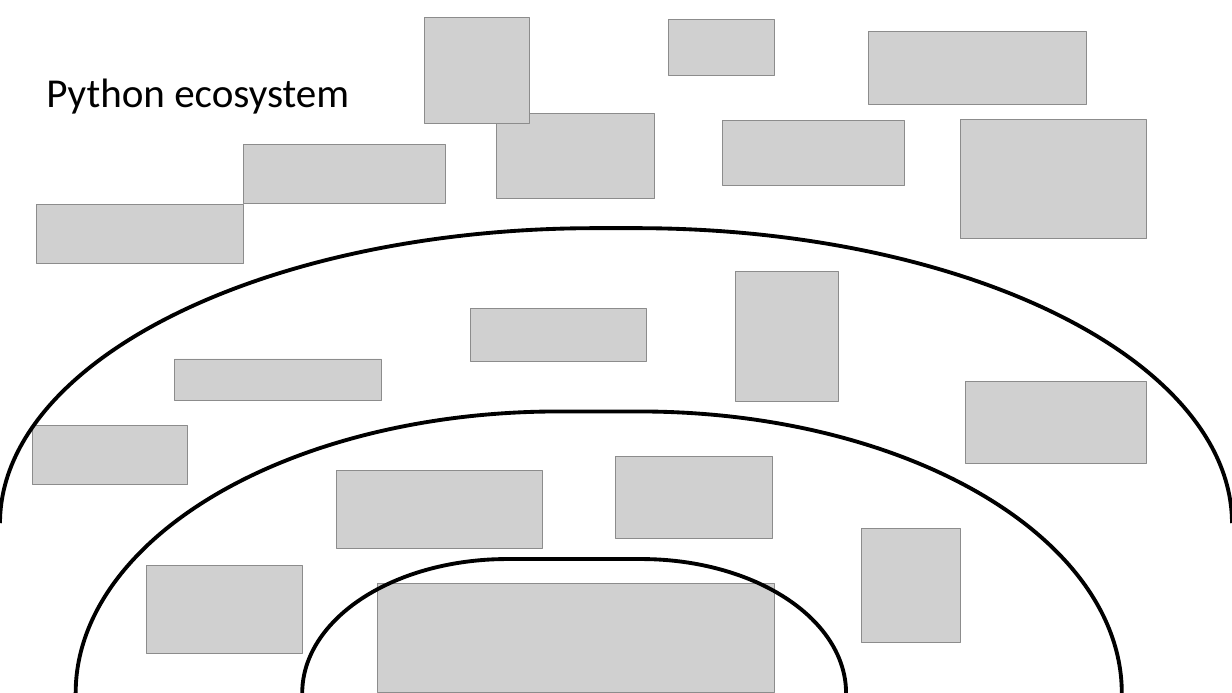
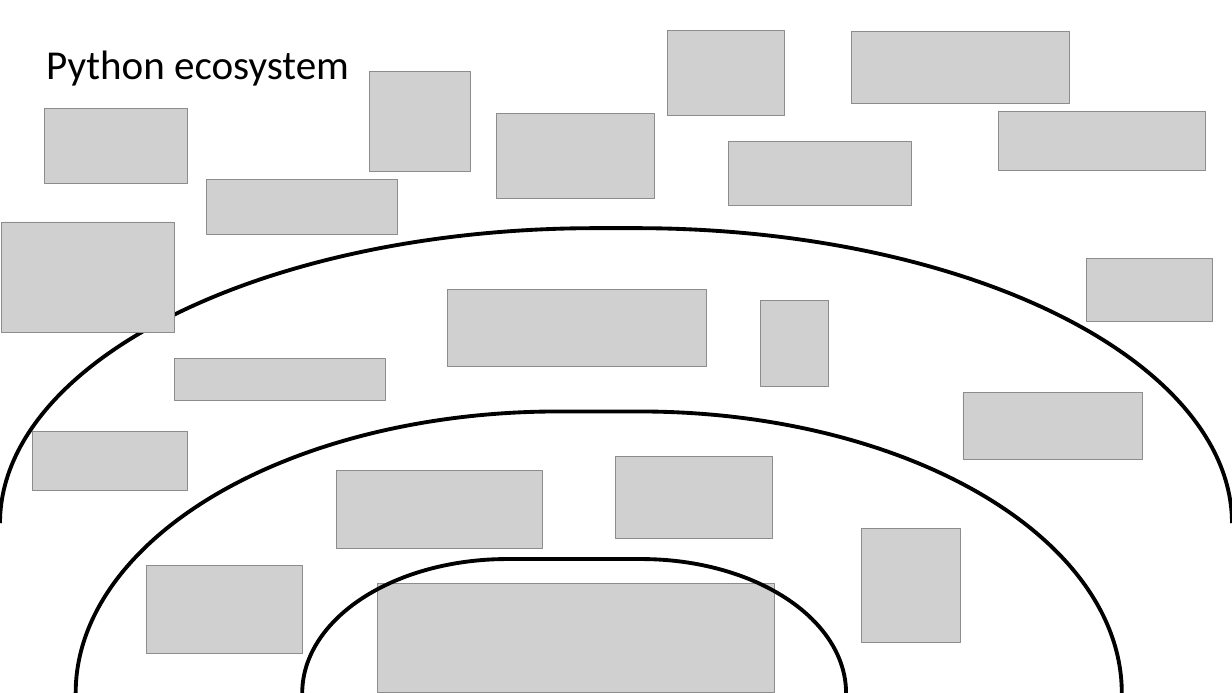
Before and after one commit to simonperneel/DS-python-data-analysis, a slide deck: slide 8 of docs/slides.pptx. Drawn at 1232x693 pixels with LibreOffice and Linux fonts; fonts in the diff are those of the drawing; grey boxes stand for pictures. Boxes give left, top, right and bottom in pixels: in the first picture for what was removed or moved away, otherwise in the second. Text is boxed around its words. In the diff, an @@ line names an element or a change of style, - is before the commit and + after.

```diff
--- a/docs/slides.pptx
+++ b/docs/slides.pptx
@@ title "Python ecosystem" moved from (x1=46, y1=78, x2=349, y2=114) to (x1=46, y1=50, x2=349, y2=86) @@
@@ picture added at (x1=667, y1=30, x2=785, y2=116) @@
@@ picture moved from (x1=869, y1=31, x2=1087, y2=104) to (x1=851, y1=31, x2=1069, y2=104) @@
@@ picture resized from (x1=424, y1=18, x2=530, y2=123) to (x1=370, y1=71, x2=470, y2=172) @@
@@ picture resized from (x1=669, y1=19, x2=775, y2=75) to (x1=44, y1=108, x2=188, y2=183) @@
@@ picture moved from (x1=37, y1=205, x2=244, y2=264) to (x1=999, y1=112, x2=1206, y2=171) @@
@@ picture moved from (x1=723, y1=121, x2=905, y2=186) to (x1=729, y1=141, x2=911, y2=206) @@
@@ picture resized from (x1=244, y1=144, x2=445, y2=202) to (x1=207, y1=179, x2=397, y2=235) @@
@@ picture resized from (x1=960, y1=119, x2=1147, y2=238) to (x1=2, y1=222, x2=175, y2=333) @@
@@ picture added at (x1=1087, y1=259, x2=1213, y2=322) @@
@@ picture resized from (x1=470, y1=309, x2=647, y2=361) to (x1=448, y1=290, x2=707, y2=367) @@
@@ picture resized from (x1=736, y1=272, x2=839, y2=401) to (x1=761, y1=300, x2=829, y2=386) @@
@@ picture resized from (x1=966, y1=381, x2=1147, y2=463) to (x1=963, y1=392, x2=1143, y2=459) @@
@@ picture moved from (x1=32, y1=426, x2=188, y2=485) to (x1=32, y1=432, x2=188, y2=491) @@
```
Also in this commit, not shown: 6 other slides changed, 23 other files.
